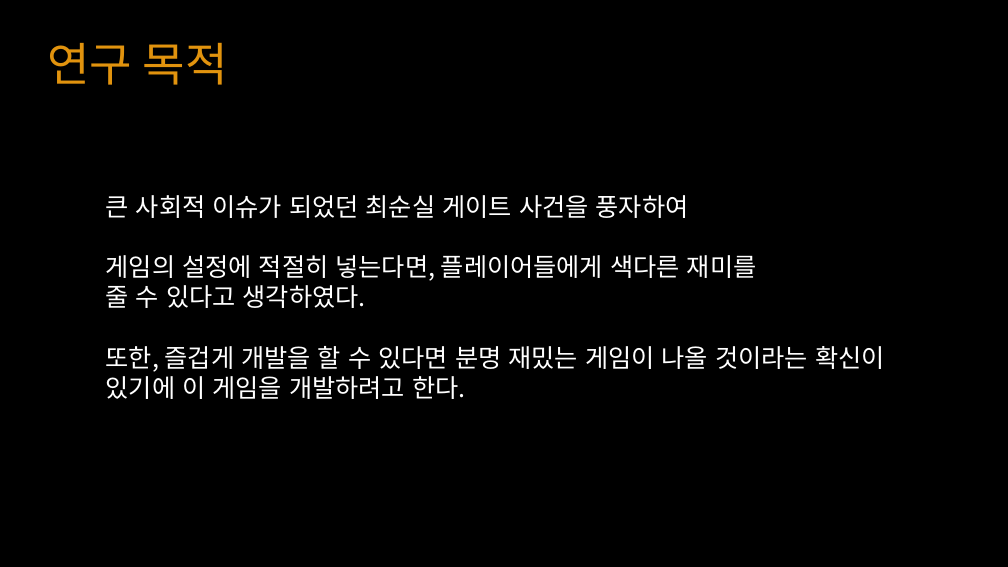
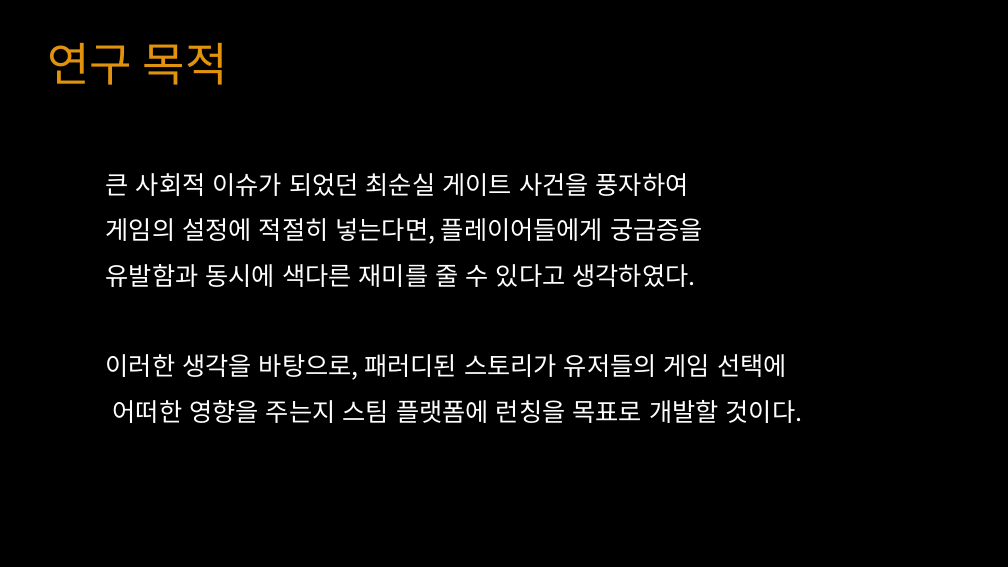
Before and after one commit to YKTeam/Room503, a slide deck: slide 4 of Document/Escape Cube(가제) ppt.pptx. Drawn at 1008x567 pixels with LibreOffice and Linux fonts; fonts in the diff are those of the drawing. Boxes give left, top, right and bottom in pixels: in the first picture for what was removed or moved away, otherwise in the second. Text is boxed around its words. In the diff, an @@ line names an element or a change of style, - is before the commit and + after.

```diff
--- a/Document/Escape Cube(가제) ppt.pptx
+++ b/Document/Escape Cube(가제) ppt.pptx
@@ text "큰 사회적 이슈가 되었던 최순실 ...": place and size @@
-text "큰 사회적 이슈가 되었던 최순실 ..." at box(106, 195, 885, 399)
+text "큰 사회적 이슈가 되었던 최순실 ..." at box(106, 173, 802, 423)
@@ text at box(106, 173, 689, 196): line spacing 1 to 1.5 @@
@@ text at box(106, 218, 802, 423): text changed @@
-게임의 설정에 적절히 넣는다면, 플레이어들에게 색다른 재미를
-줄 수 있다고 생각하였다.
-또한, 즐겁게 개발을 할 수 있다면 분명 재밌는 게임이 나올 것이라는 확신이 있기에 이 게임을 개발하려고 한다.
+게임의 설정에 적절히 넣는다면, 플레이어들에게 궁금증을
+유발함과 동시에 색다른 재미를 줄 수 있다고 생각하였다.
+이러한 생각을 바탕으로, 패러디된 스토리가 유저들의 게임 선택에
+어떠한 영향을 주는지 스팀 플랫폼에 런칭을 목표로 개발할 것이다.
```
Also in this commit, not shown: 8 other slides changed.
